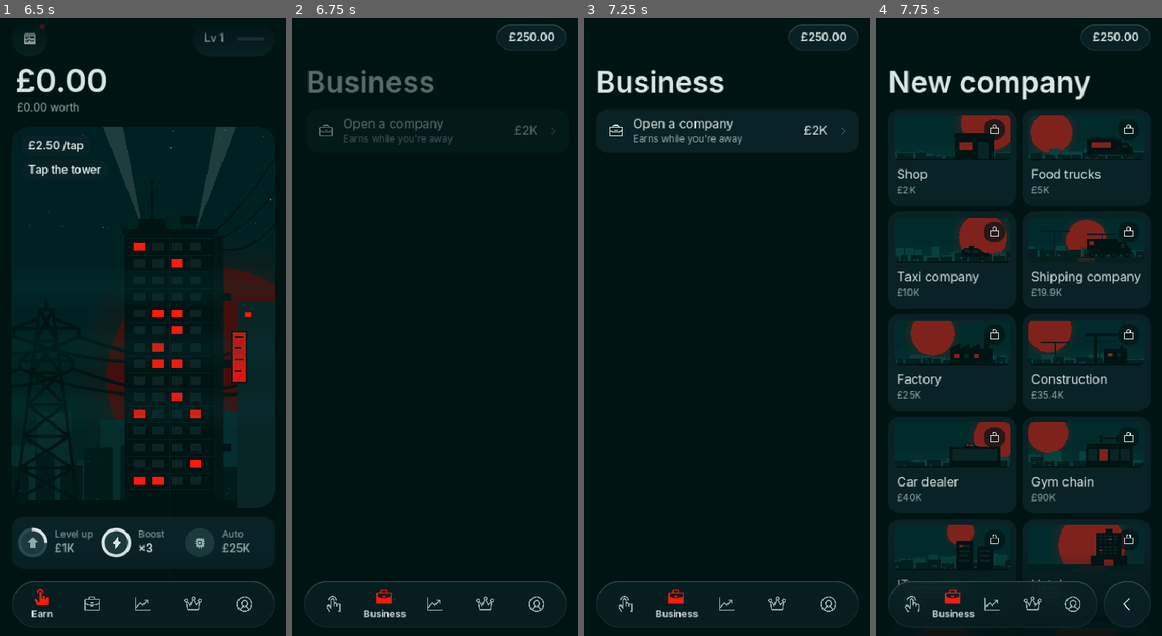
Above: before the commit, frames 1-4 (left to right).
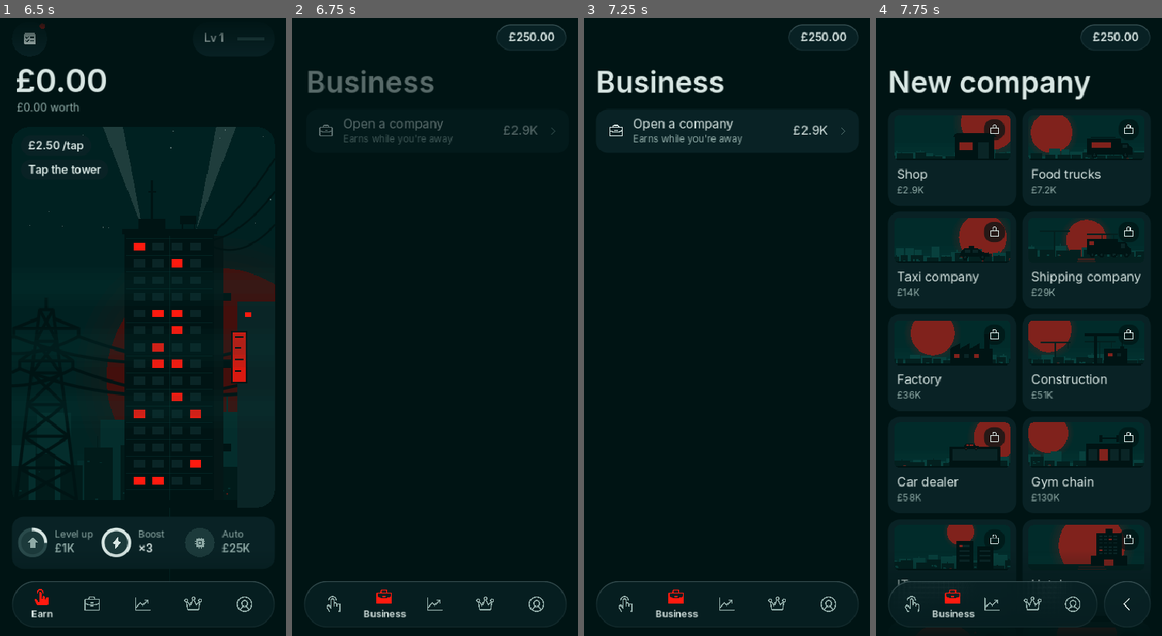
Above: after the commit, the same moments.

Repository: ytjustjosh17-cpu/MCG
Game: Godot game, scene res://scenes/main.tscn
The game is run twice, just before and just after one commit, with the same random seed, the same clock (stepped at 60 frames per second) and the same inputs.
Inputs (mouse positions are in pixels of both pictures, inside the frame that each line leads up to):
- Up to frame 1 (6.5 s): click "Skip" at 0.5 s; click (28, 36) at 1.25 s; click (143, 147) at 2.02 s; click "Tap 400 times" at 2.75 s; click "Level up" at 3.5 s; click "Boost" at 4.25 s; click "Auto" at 5 s; click (40, 605) at 5.77 s
- Up to frame 2 (6.75 s): click (383, 605) at 6.52 s
- Up to frame 3 (7.25 s): no input
- Up to frame 4 (7.75 s): click (1019, 129) at 7.25 s

Frame 1 is identical in both runs. In frame 2, less than 0.1% of the frame differs, in the area x 74-83%, y 17-19%; in frame 3, less than 0.1%; in frame 4, 0.3%, in the area x 9-66%, y 27-79%.

Commit message:
Balance: expansions grow x2.6 a stage (was x3.3), openings and units 45% dearer, mining capped at a quarter of company income, expand card shows the gain
Robot (3 seeds): 25% day 8.8-10.5, 50% 17.3-17.8, 75% 27.8-28.8, 90% 36.3-38.3.
25% lands up to half a day later than its range on one seed: later is the
safe side (the game must never get easier).

Co-Authored-By: Claude Opus 5.5 <noreply@anthropic.com>
Claude-Session: https://claude.ai/code/session_01G43aEuqkjUy83khniNYyKE

Diff:
--- a/game/scripts/business_detail.gd
+++ b/game/scripts/business_detail.gd
@@ -257,7 +257,13 @@
 	else:
 		_exp_title.text = "Expand to Stage %d" % (stage + 1)
 		_exp_body.visible = true
-		_exp_body.text = "+%d %s · income ×%.1f" % [Data.UNITS_PER_STAGE, String(b["units"]), b["stage_mult"]]
+		# What it is worth: the stage lift on today's income, and with the new
+		# units filled too, so the price can be judged against the gain.
+		var inc := Game.biz_income(id)
+		var mult := float(b["stage_mult"])
+		var now_gain := inc * (mult - 1.0)
+		var full_gain := (inc / float(maxi(units, 1)) * float(cap + Data.UNITS_PER_STAGE) * mult - inc) if units > 0 else 0.0
+		_exp_body.text = "+%s /h now · +%s /h when full" % [Game.money_short(now_gain), Game.money_short(full_gain)]
 		_exp_bar.visible = false
 		_exp_btn.visible = true
 		var cost := Game.expansion_cost(id)
--- a/game/scripts/data.gd
+++ b/game/scripts/data.gd
@@ -17,56 +17,56 @@
 # per stage. exp_cost: first expansion price (x exp_growth per stage).
 # exp_min: first expansion time in minutes (x2 per stage, capped).
 const BUSINESSES := [
-	{"id": "shop", "name": "Shop", "kind": "shop", "cost": 1999.0, "unit": "outlet", "units": "outlets",
-		"unit_cost": 900.0, "unit_income": 55.0, "stage_mult": 1.45, "exp_cost": 8000.0, "exp_growth": 3.3, "exp_min": 2.0,
+	{"id": "shop", "name": "Shop", "kind": "shop", "cost": 2899.0, "unit": "outlet", "units": "outlets",
+		"unit_cost": 1300.0, "unit_income": 55.0, "stage_mult": 1.45, "exp_cost": 12000.0, "exp_growth": 2.6, "exp_min": 2.0,
 		"names": ["Kettle & Co.", "Corner Larder", "Ellis Goods", "Northgate Store"]},
-	{"id": "food", "name": "Food trucks", "kind": "van", "cost": 4999.0, "unit": "truck", "units": "trucks",
-		"unit_cost": 1900.0, "unit_income": 110.0, "stage_mult": 1.45, "exp_cost": 15000.0, "exp_growth": 3.3, "exp_min": 2.5,
+	{"id": "food", "name": "Food trucks", "kind": "van", "cost": 7199.0, "unit": "truck", "units": "trucks",
+		"unit_cost": 2800.0, "unit_income": 110.0, "stage_mult": 1.45, "exp_cost": 22000.0, "exp_growth": 2.6, "exp_min": 2.5,
 		"names": ["Hatch & Ladle", "Kerbside Kitchen", "Low Tide Eats"]},
-	{"id": "taxi", "name": "Taxi company", "kind": "taxi", "cost": 9999.0, "unit": "car", "units": "cars",
-		"unit_cost": 3200.0, "unit_income": 180.0, "stage_mult": 1.45, "exp_cost": 25000.0, "exp_growth": 3.3, "exp_min": 3.0,
+	{"id": "taxi", "name": "Taxi company", "kind": "taxi", "cost": 13999.0, "unit": "car", "units": "cars",
+		"unit_cost": 4600.0, "unit_income": 180.0, "stage_mult": 1.45, "exp_cost": 36000.0, "exp_growth": 2.6, "exp_min": 3.0,
 		"names": ["Halden Taxis", "Ringway Cabs", "Lamplight Cars", "Quay Street Taxis"]},
-	{"id": "shipping", "name": "Shipping company", "kind": "ship", "cost": 19899.0, "unit": "lorry", "units": "lorries",
-		"unit_cost": 7000.0, "unit_income": 360.0, "stage_mult": 1.45, "exp_cost": 60000.0, "exp_growth": 3.3, "exp_min": 5.0,
+	{"id": "shipping", "name": "Shipping company", "kind": "ship", "cost": 28999.0, "unit": "lorry", "units": "lorries",
+		"unit_cost": 10000.0, "unit_income": 360.0, "stage_mult": 1.45, "exp_cost": 87000.0, "exp_growth": 2.6, "exp_min": 5.0,
 		"names": ["Port Ellis Freight", "Saltmarsh Haulage", "Brakewater Lines"]},
-	{"id": "factory", "name": "Factory", "kind": "factory", "cost": 24999.0, "unit": "line", "units": "lines",
-		"unit_cost": 9000.0, "unit_income": 430.0, "stage_mult": 1.45, "exp_cost": 80000.0, "exp_growth": 3.3, "exp_min": 6.0,
+	{"id": "factory", "name": "Factory", "kind": "factory", "cost": 35999.0, "unit": "line", "units": "lines",
+		"unit_cost": 13000.0, "unit_income": 430.0, "stage_mult": 1.45, "exp_cost": 120000.0, "exp_growth": 2.6, "exp_min": 6.0,
 		"names": ["Ironmere Works", "Coldharbour Mills", "Redstack Foundry"]},
-	{"id": "construction", "name": "Construction", "kind": "crane", "cost": 35400.0, "unit": "crew", "units": "crews",
-		"unit_cost": 13000.0, "unit_income": 600.0, "stage_mult": 1.45, "exp_cost": 120000.0, "exp_growth": 3.3, "exp_min": 8.0,
+	{"id": "construction", "name": "Construction", "kind": "crane", "cost": 51000.0, "unit": "crew", "units": "crews",
+		"unit_cost": 19000.0, "unit_income": 600.0, "stage_mult": 1.45, "exp_cost": 170000.0, "exp_growth": 2.6, "exp_min": 8.0,
 		"names": ["Granite & Vale", "Hollow Oak Build", "Steelyard Construction"]},
-	{"id": "dealer", "name": "Car dealer", "kind": "dealer", "cost": 40000.0, "unit": "showroom", "units": "showrooms",
-		"unit_cost": 15000.0, "unit_income": 680.0, "stage_mult": 1.45, "exp_cost": 140000.0, "exp_growth": 3.3, "exp_min": 10.0,
+	{"id": "dealer", "name": "Car dealer", "kind": "dealer", "cost": 58000.0, "unit": "showroom", "units": "showrooms",
+		"unit_cost": 22000.0, "unit_income": 680.0, "stage_mult": 1.45, "exp_cost": 200000.0, "exp_growth": 2.6, "exp_min": 10.0,
 		"names": ["Marlow Motors", "Brisk Autos", "Velle Showrooms"]},
-	{"id": "gym", "name": "Gym chain", "kind": "gym", "cost": 90000.0, "unit": "gym", "units": "gyms",
-		"unit_cost": 32000.0, "unit_income": 1250.0, "stage_mult": 1.45, "exp_cost": 300000.0, "exp_growth": 3.3, "exp_min": 12.0,
+	{"id": "gym", "name": "Gym chain", "kind": "gym", "cost": 130000.0, "unit": "gym", "units": "gyms",
+		"unit_cost": 46000.0, "unit_income": 1250.0, "stage_mult": 1.45, "exp_cost": 440000.0, "exp_growth": 2.6, "exp_min": 12.0,
 		"names": ["Ironhall Fitness", "Pulse Yard", "Concrete Club"]},
-	{"id": "it", "name": "IT company", "kind": "screen", "cost": 350000.0, "unit": "team", "units": "teams",
-		"unit_cost": 120000.0, "unit_income": 4800.0, "stage_mult": 1.45, "exp_cost": 1.2e6, "exp_growth": 3.3, "exp_min": 15.0,
+	{"id": "it", "name": "IT company", "kind": "screen", "cost": 510000.0, "unit": "team", "units": "teams",
+		"unit_cost": 170000.0, "unit_income": 4800.0, "stage_mult": 1.45, "exp_cost": 1.7e6, "exp_growth": 2.6, "exp_min": 15.0,
 		"names": ["Lumen Systems", "Quillsoft", "Northlight Code"]},
-	{"id": "hotel", "name": "Hotel", "kind": "hotel", "cost": 1.5e6, "unit": "floor", "units": "floors",
-		"unit_cost": 5.2e5, "unit_income": 12000.0, "stage_mult": 1.45, "exp_cost": 5.0e6, "exp_growth": 3.2, "exp_min": 18.0,
+	{"id": "hotel", "name": "Hotel", "kind": "hotel", "cost": 2.2e6, "unit": "floor", "units": "floors",
+		"unit_cost": 750000.0, "unit_income": 12000.0, "stage_mult": 1.45, "exp_cost": 7.2e6, "exp_growth": 2.6, "exp_min": 18.0,
 		"names": ["The Brutal Grand", "Slate House Hotel", "Harbour Lights Inn"]},
-	{"id": "tv", "name": "TV station", "kind": "mast", "cost": 4.0e6, "unit": "channel", "units": "channels",
-		"unit_cost": 1.4e6, "unit_income": 32000.0, "stage_mult": 1.45, "exp_cost": 1.4e7, "exp_growth": 3.1, "exp_min": 22.0,
+	{"id": "tv", "name": "TV station", "kind": "mast", "cost": 5.8e6, "unit": "channel", "units": "channels",
+		"unit_cost": 2e6, "unit_income": 32000.0, "stage_mult": 1.45, "exp_cost": 2e7, "exp_growth": 2.6, "exp_min": 22.0,
 		"names": ["Signal Nine", "Redmast TV", "Northwave Broadcast"]},
-	{"id": "bank", "name": "Bank", "kind": "bank", "cost": 1.0e7, "unit": "branch", "units": "branches",
-		"unit_cost": 3.5e6, "unit_income": 120000.0, "stage_mult": 1.45, "exp_cost": 3.5e7, "exp_growth": 3.0, "exp_min": 25.0,
+	{"id": "bank", "name": "Bank", "kind": "bank", "cost": 1.4e7, "unit": "branch", "units": "branches",
+		"unit_cost": 5.1e6, "unit_income": 120000.0, "stage_mult": 1.45, "exp_cost": 5.1e7, "exp_growth": 2.6, "exp_min": 25.0,
 		"names": ["Ostrava Bank", "Hearth & Crown Bank", "Meridian Savings"]},
-	{"id": "sports", "name": "Sports club", "kind": "stadium", "cost": 4.0e7, "unit": "player", "units": "players",
-		"unit_cost": 1.4e7, "unit_income": 440000.0, "stage_mult": 1.45, "exp_cost": 1.4e8, "exp_growth": 2.9, "exp_min": 35.0,
+	{"id": "sports", "name": "Sports club", "kind": "stadium", "cost": 5.8e7, "unit": "player", "units": "players",
+		"unit_cost": 2e7, "unit_income": 440000.0, "stage_mult": 1.45, "exp_cost": 2e8, "exp_growth": 2.6, "exp_min": 35.0,
 		"names": ["Port Ellis Athletic", "Redmoor Rovers", "Halcyon United"]},
-	{"id": "mining", "name": "Mining", "kind": "mine", "cost": 2.5e8, "unit": "shaft", "units": "shafts",
-		"unit_cost": 8.5e7, "unit_income": 1.7e6, "stage_mult": 1.45, "exp_cost": 8.5e8, "exp_growth": 2.85, "exp_min": 42.0,
+	{"id": "mining", "name": "Mining", "kind": "mine", "cost": 3.6e8, "unit": "shaft", "units": "shafts",
+		"unit_cost": 1.2e8, "unit_income": 1.7e6, "stage_mult": 1.45, "exp_cost": 1.2e9, "exp_growth": 2.6, "exp_min": 42.0,
 		"names": ["Greyvein Mining", "Cinder Hill Ores", "Deepcut Minerals"]},
-	{"id": "oil", "name": "Oil and gas", "kind": "rig", "cost": 1.5e9, "unit": "rig", "units": "rigs",
-		"unit_cost": 5.0e8, "unit_income": 1.4e7, "stage_mult": 1.45, "exp_cost": 5.0e9, "exp_growth": 2.8, "exp_min": 50.0,
+	{"id": "oil", "name": "Oil and gas", "kind": "rig", "cost": 2.2e9, "unit": "rig", "units": "rigs",
+		"unit_cost": 7.2e8, "unit_income": 1.4e7, "stage_mult": 1.45, "exp_cost": 7.2e9, "exp_growth": 2.6, "exp_min": 50.0,
 		"names": ["Norvale Energy", "Deepwell Petroleum", "Black Tern Oil"]},
-	{"id": "airline", "name": "Airline", "kind": "plane", "cost": 1.3e10, "unit": "plane", "units": "planes",
-		"unit_cost": 4.5e9, "unit_income": 1.1e8, "stage_mult": 1.45, "exp_cost": 4.5e10, "exp_growth": 2.6, "exp_min": 70.0,
+	{"id": "airline", "name": "Airline", "kind": "plane", "cost": 1.9e10, "unit": "plane", "units": "planes",
+		"unit_cost": 6.5e9, "unit_income": 1.1e8, "stage_mult": 1.45, "exp_cost": 6.5e10, "exp_growth": 2.6, "exp_min": 70.0,
 		"names": ["Red Sun Air", "Kestrel Airways", "Highline Air"]},
-	{"id": "space", "name": "Space launch", "kind": "rocket", "cost": 1.2e11, "unit": "rocket", "units": "rockets",
-		"unit_cost": 4.0e10, "unit_income": 8.5e8, "stage_mult": 1.45, "exp_cost": 4.0e11, "exp_growth": 2.5, "exp_min": 90.0,
+	{"id": "space", "name": "Space launch", "kind": "rocket", "cost": 1.7e11, "unit": "rocket", "units": "rockets",
+		"unit_cost": 5.8e10, "unit_income": 8.5e8, "stage_mult": 1.45, "exp_cost": 5.8e11, "exp_growth": 2.6, "exp_min": 90.0,
 		"names": ["Red Sun Orbital", "Farline Launch", "Kestrel Space"]},
 ]
 
@@ -144,8 +144,8 @@
 const RIG_GROWTH := 1.7         # each miner costs 70% more than the last
 const RIG_MAX := 40              # miners in total
 const MINE_YIELD := 0.04         # a miner earns 4% of its price an hour (pays back in about a day)
-const MINE_CAP := 0.02           # all mining pays at most 2% of hourly income...
-const MINE_CAP_PER_RIG := 0.0015 # ...plus 0.15% per miner owned (11% with all 60), so every miner counts
+const MINE_CAP := 0.25           # all mining pays at most a quarter of company income (1.2)...
+const MINE_CAP_FLOOR := 2000.0   # ...but never less than £2K an hour, so early miners still pay
 const NEWS_MINE_UP := ["%s mining gets faster", "%s miners earn more"]
 const NEWS_MINE_DOWN := ["%s mining pays less", "%s miners earn less"]
 
--- a/game/scripts/game_state.gd
+++ b/game/scripts/game_state.gd
@@ -1005,14 +1005,21 @@
 
 
 func _mine_scale() -> float:
-	## 1.1 rebalance: no cap tied to income any more (it made early miners
-	## worthless). Miners are limited by their price, ×1.6 each, 40 at most.
-	return 1.0
+	## 1.2 balance: mining pays at most a quarter of what your companies earn
+	## (never less than £2K an hour), so miners help but can't outrun the rest.
+	var raw := _mine_raw_value()
+	if raw <= 0.0:
+		return 1.0
+	return minf(1.0, _mine_cap_value() / raw)
+
+
+func _mine_cap_value() -> float:
+	return maxf(Data.MINE_CAP_FLOOR, Data.MINE_CAP * float(_income_parts.get("biz", 0.0)))
 
 
 func mine_cap() -> float:
-	## Share of income all mining can pay: grows with every miner you own.
-	return Data.MINE_CAP + Data.MINE_CAP_PER_RIG * float(rigs_total())
+	## Share of company income all mining can pay.
+	return Data.MINE_CAP
 
 
 func mine_per_hour(sym: String) -> float:
--- a/game/scripts/invest_page.gd
+++ b/game/scripts/invest_page.gd
@@ -676,7 +676,7 @@
 		notes.append("Earns it back in ~%s." % Game.clock(back_h * 3600.0))
 	notes.append("Mines while you're away (%d h max)." % int(Game.offline_cap_h()))
 	if Game.mining_capped():
-		notes.append("Capped at %.1f%% of your income; each new miner lifts the cap." % (Game.mine_cap() * 100.0))
+		notes.append("Capped at %d%% of your company income." % int(round(Game.mine_cap() * 100.0)))
 	_mine_note.text = "\n".join(notes)   # one fact a line
 
 
--- a/game/tests/smoke_test.gd
+++ b/game/tests/smoke_test.gd
@@ -633,7 +633,10 @@
 		game.buy_rig("LTC")
 	game.recalc()
 	var hash_now: float = float(game.miners.get("hash", 0.0))
-	_check(absf(game.mining_value_per_hour() - hash_now * Data.MINE_YIELD * float(game.mine_eff.get(game.mine_target, 1.0))) < 1.0, "each miner earns 4% of its price an hour, no income cap")
+	var raw_mine := hash_now * Data.MINE_YIELD * float(game.mine_eff.get(game.mine_target, 1.0))
+	var mine_cap_v := maxf(Data.MINE_CAP_FLOOR, Data.MINE_CAP * game.business_per_hour())
+	_check(absf(game.mining_value_per_hour() - minf(raw_mine, mine_cap_v)) < 1.0, "each miner earns 4% of its price an hour, up to a quarter of company income")
+	_check(raw_mine > mine_cap_v, "30 miners on a small empire hit the mining cap")
 	for k in 20:
 		game.cash = 1.0e30
 		game.buy_miner()
